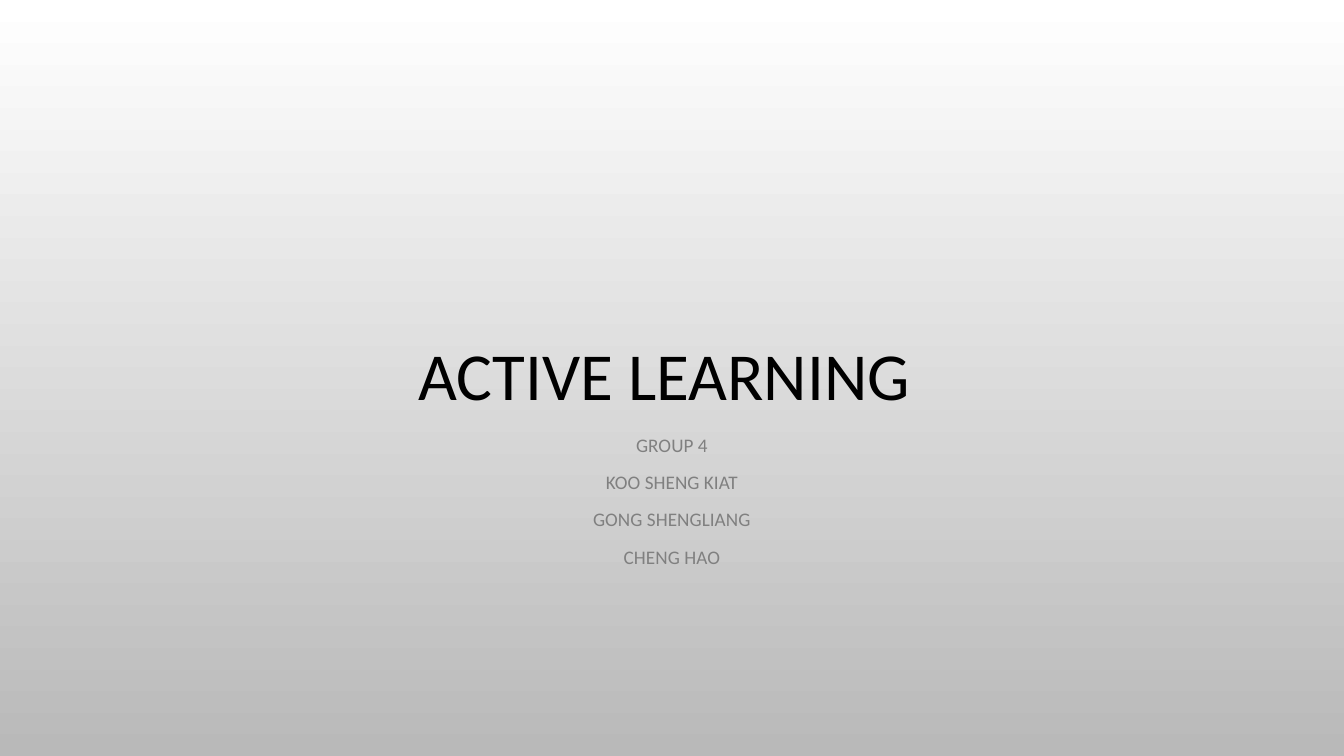
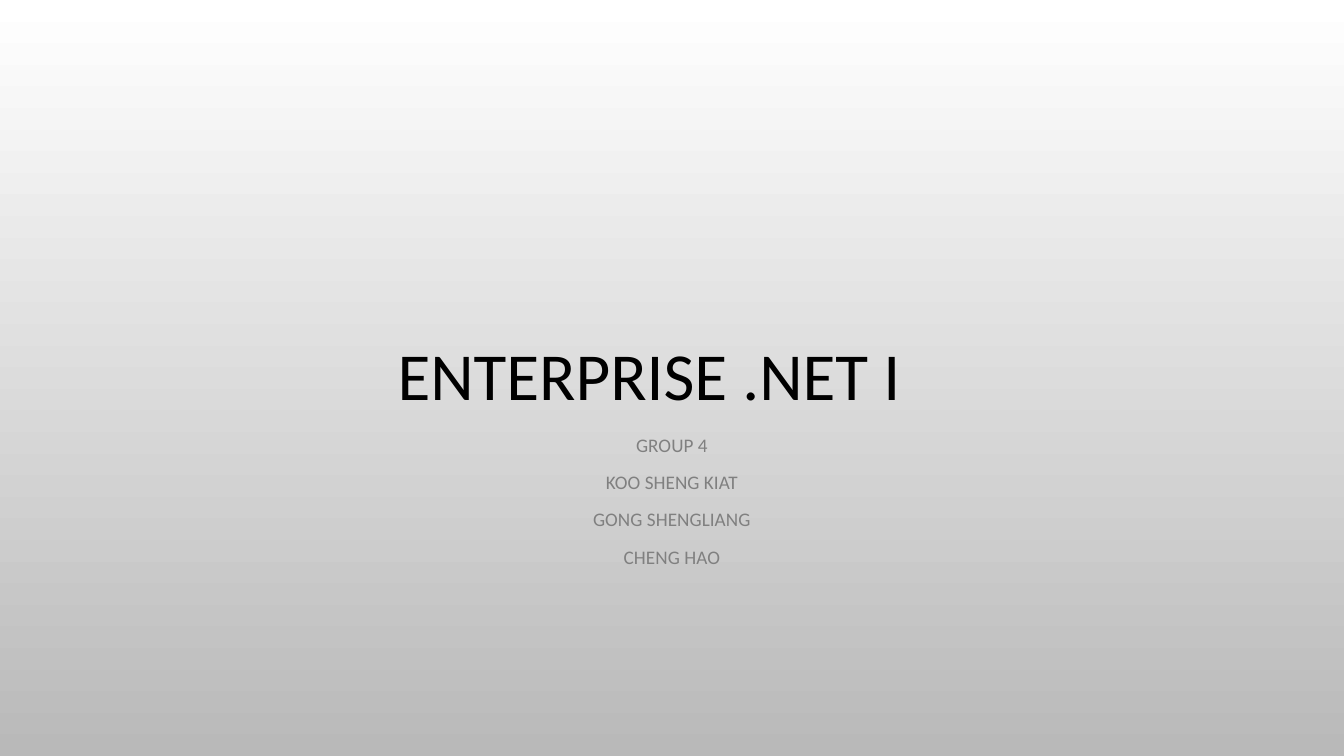
Before and after one commit to chenghao1983/9EA0F9C3-119A-4D20-9D56-E444CBEC5925_Active_Learning_Group4, a slide deck: slide 1 of Doc/Active_Learning_Group4_Presentation.pptx. Drawn at 1344x756 pixels with LibreOffice and Linux fonts; fonts in the diff are those of the drawing; background and template pictures are left out. Boxes give left, top, right and bottom in pixels: in the first picture for what was removed or moved away, otherwise in the second. Text is boxed around its words. In the diff, an @@ line names an element or a change of style, - is before the commit and + after.

```diff
--- a/Doc/Active_Learning_Group4_Presentation.pptx
+++ b/Doc/Active_Learning_Group4_Presentation.pptx
@@ title at [398, 356, 900, 401]: text changed @@
-ACTIVE LEARNING
+ENTERPRISE .NET I
```
